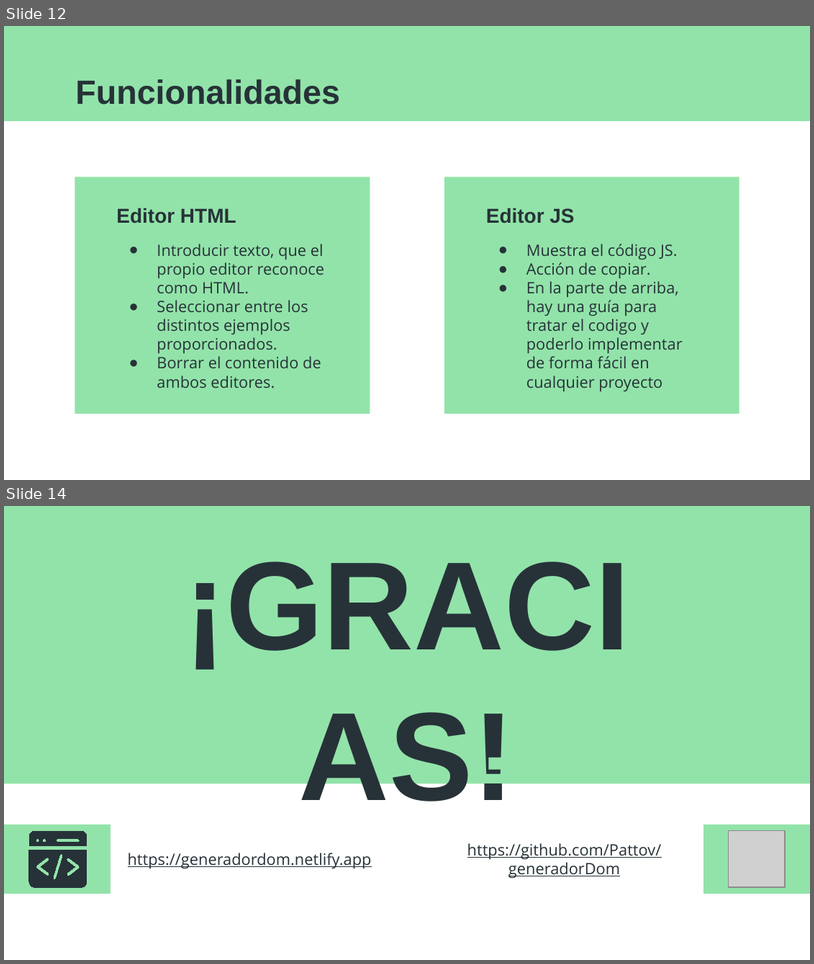
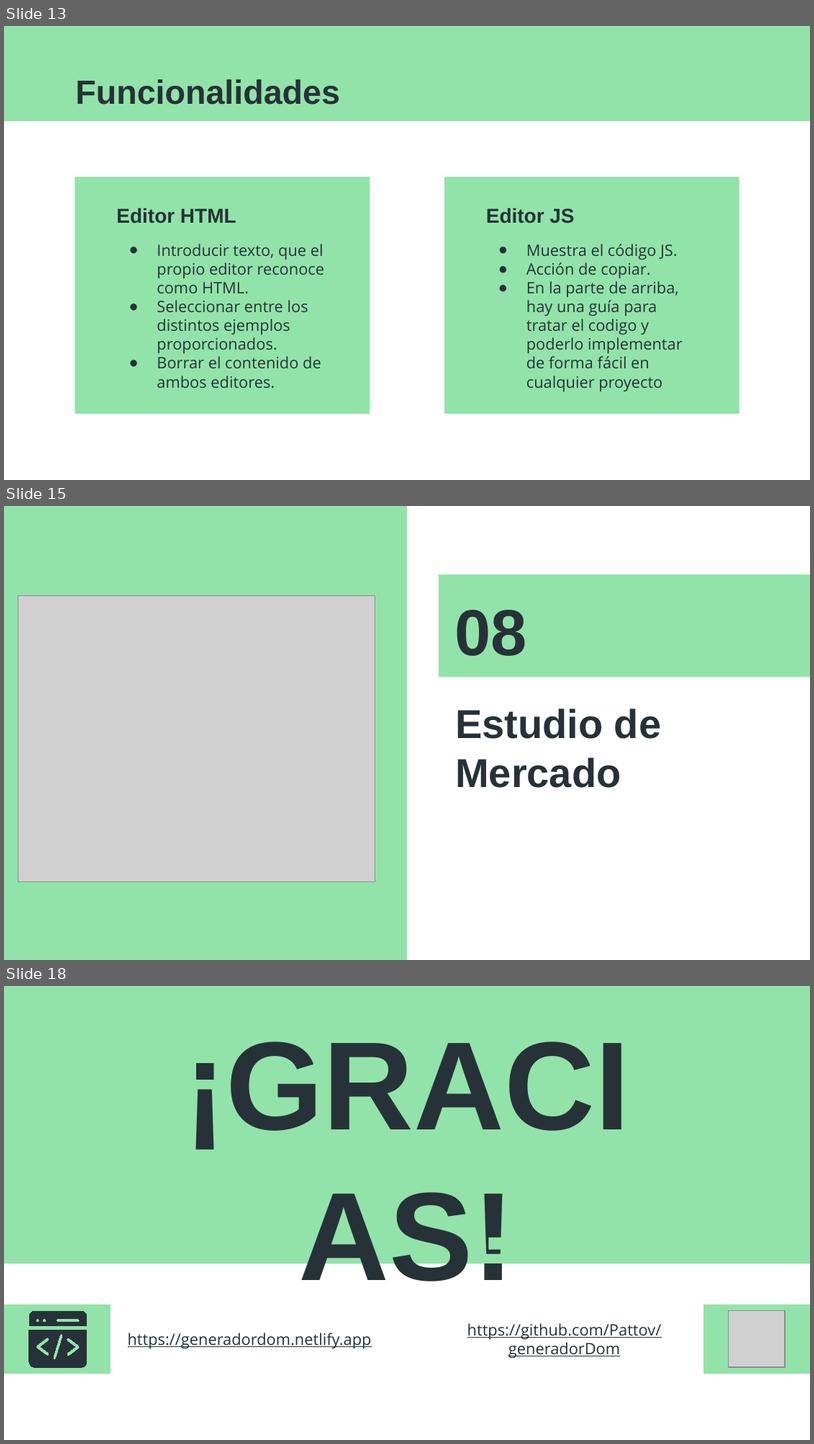
Before and after one commit to Pattov/GeneradorDOM, a slide deck: otros/Patricia_TovarQuintano_DAW2.ppsx. Shown one above the other, each under a label of ours: slides 12 and 14 before the commit, slides 13, 15 and 18 after it; the slides between them are not shown. The pictures are 814x964 and 814x1444 pixels, drawn with LibreOffice and Linux fonts; fonts in the diff are those of the drawing; grey boxes stand for pictures. Boxes give left, top, right and bottom in pixels: in the first picture for what was removed or moved away, otherwise in the second. Text is boxed around its words. In the diff, an @@ line names an element or a change of style, - is before the commit and + after.

```diff
--- a/otros/Patricia_TovarQuintano_DAW2.ppsx
+++ b/otros/Patricia_TovarQuintano_DAW2.ppsx
@@ slide 15 added at bbox=[4, 506, 810, 960], background #FFFFFF @@
@@ rectangle added at bbox=[4, 506, 407, 959], fill #92E3A9 @@
@@ title added at bbox=[439, 574, 810, 677], fill #92E3A9, 58 pt, text #263238, bold @@
+08
@@ picture added at bbox=[18, 595, 375, 882] @@
@@ title added at bbox=[455, 708, 661, 788], 36 pt, text #263238, bold @@
+Estudio de Mercado
@@ what was slide 12 is now slide 13 @@
@@ what was slide 14 is now slide 18 @@
```
Also in this commit, not shown: 2 slides changed, 4 other slides added, 1 slide removed.
